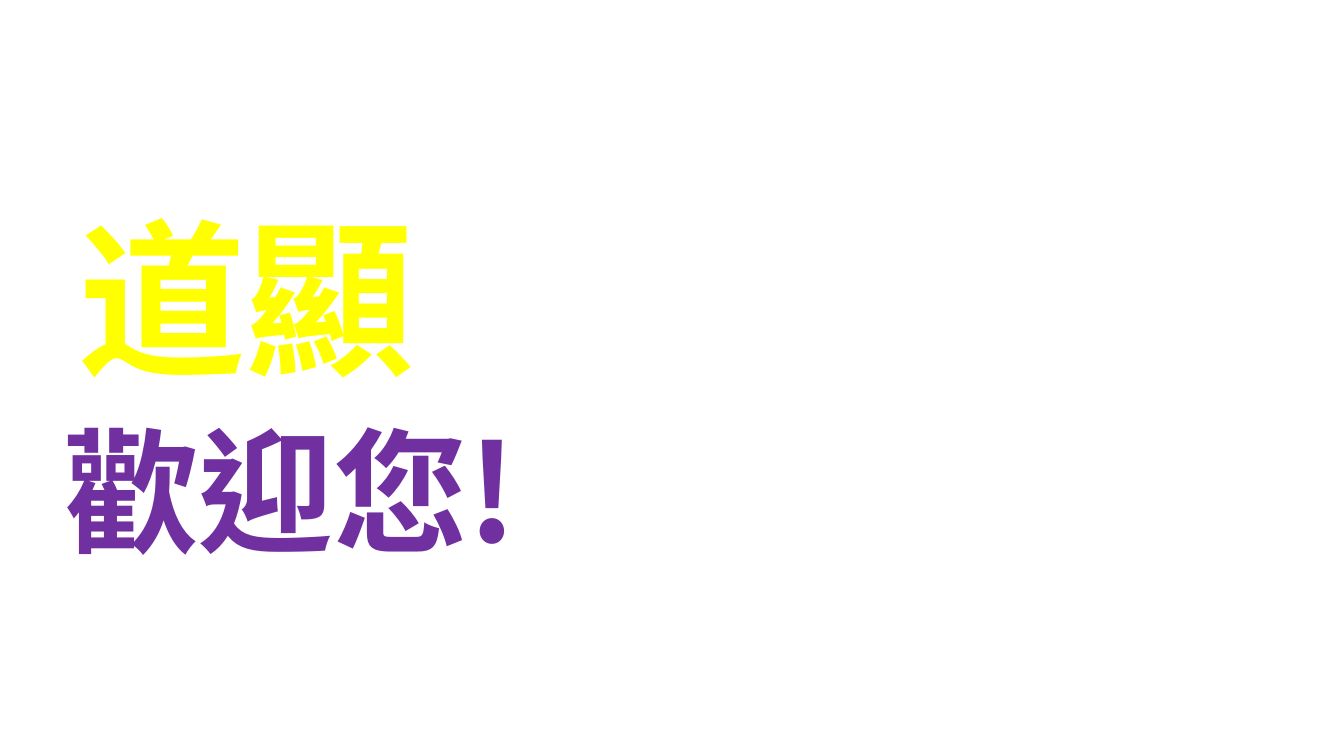
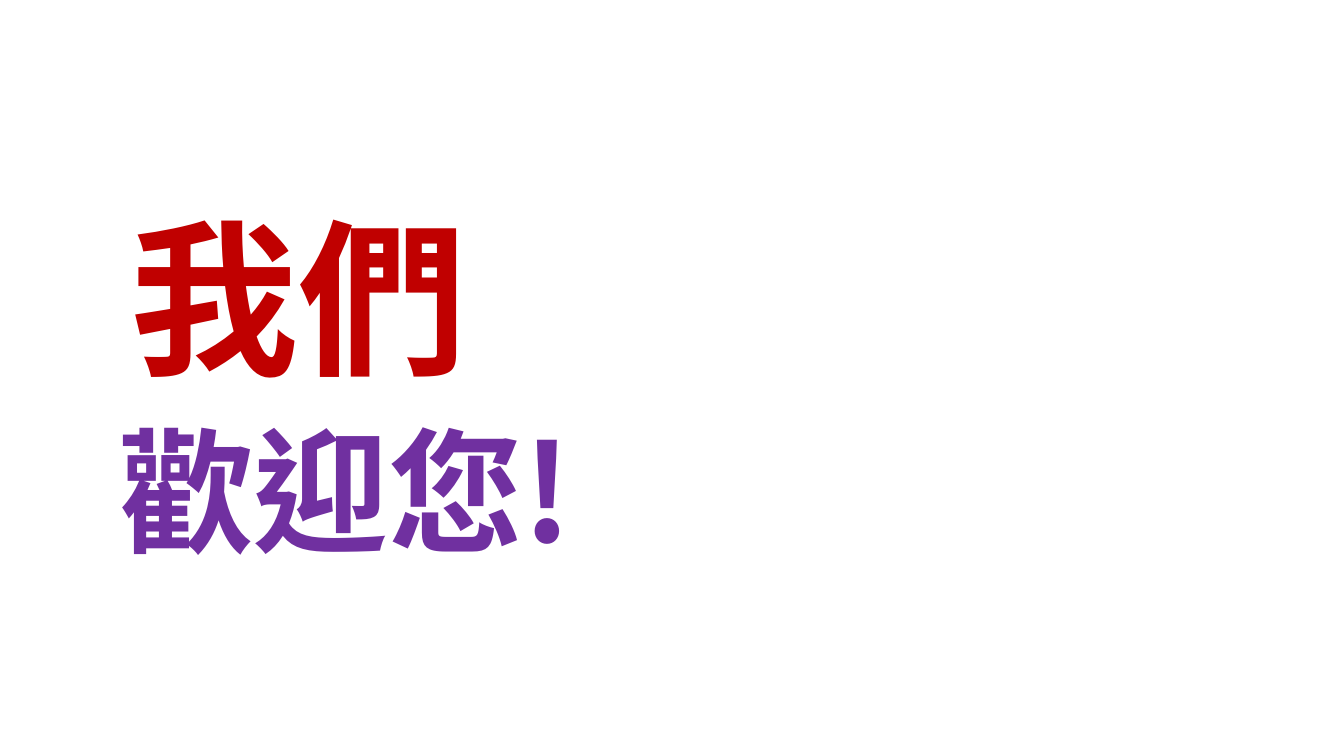
Before and after one commit to werchurch-love/Auto-Worship-Folder, a slide deck: slide 1 of templates/standard/71_歡迎你.pptx. Drawn at 1344x756 pixels with LibreOffice and Linux fonts; fonts in the diff are those of the drawing; background and template pictures are left out. Boxes give left, top, right and bottom in pixels: in the first picture for what was removed or moved away, otherwise in the second. Text is boxed around its words. In the diff, an @@ line names an element or a change of style, - is before the commit and + after.

```diff
--- a/templates/standard/71_歡迎你.pptx
+++ b/templates/standard/71_歡迎你.pptx
@@ text at (130, 219, 466, 378): text changed; text colour #FFFF00 to #C00000 @@
-道顯
+我們
@@ text "歡迎您!": place and size @@
-text "歡迎您!" at (64, 427, 517, 555)
+text "歡迎您!" at (119, 427, 572, 555)
```
